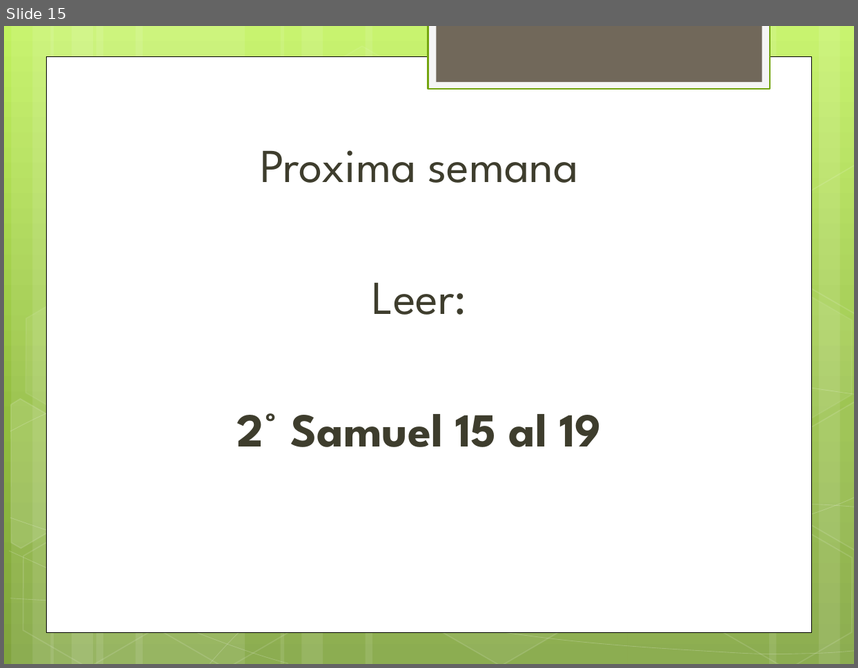
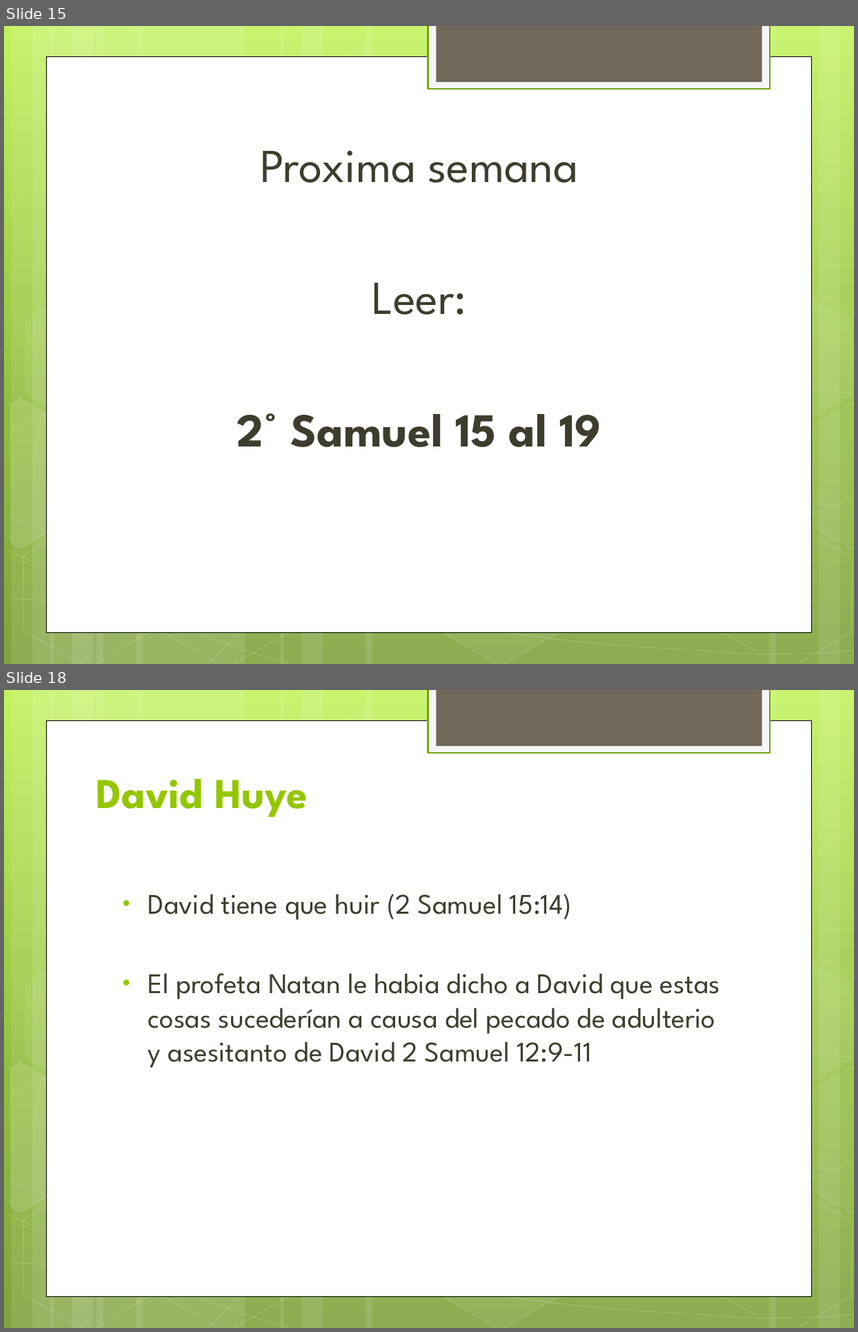
Before and after one commit to afols/iglesia, a slide deck: trunk/ iglesia --username adrianfols/Escuela Dominical/12 personajes/PPTs/El Rebelde Absalón.pptx. Shown one above the other, each under a label of ours: slide 15 before the commit, slides 15 and 18 after it; the slides between them are not shown. The pictures are 858x668 and 858x1332 pixels, drawn with LibreOffice and Linux fonts; fonts in the diff are those of the drawing. Boxes give left, top, right and bottom in pixels: in the first picture for what was removed or moved away, otherwise in the second. Text is boxed around its words. In the diff, an @@ line names an element or a change of style, - is before the commit and + after.

```diff
--- a/trunk/ iglesia --username adrianfols/Escuela Dominical/12 personajes/PPTs/El Rebelde Absalón.pptx
+++ b/trunk/ iglesia --username adrianfols/Escuela Dominical/12 personajes/PPTs/El Rebelde Absalón.pptx
@@ slide 18 added at [4,690,854,1328], background gradient #C3F35F to #93BF3F to #81A53E; not listed: 31 template elements that a slide beside it also shows @@
@@ title added at [96,778,308,817], 36 pt, text #94C600, bold @@
+David Huye
@@ text added at [148,894,720,1067], 24 pt, text #3E3D2D @@
+• David tiene que huir (2 Samuel 15:14)
+• El profeta Natan le habia dicho a David que estas cosas sucederían a causa del pecado de adulterio y asesitanto de David 2 Samuel 12:9-11
```
Also in this commit, not shown: 4 other slides added, 13 other files.
